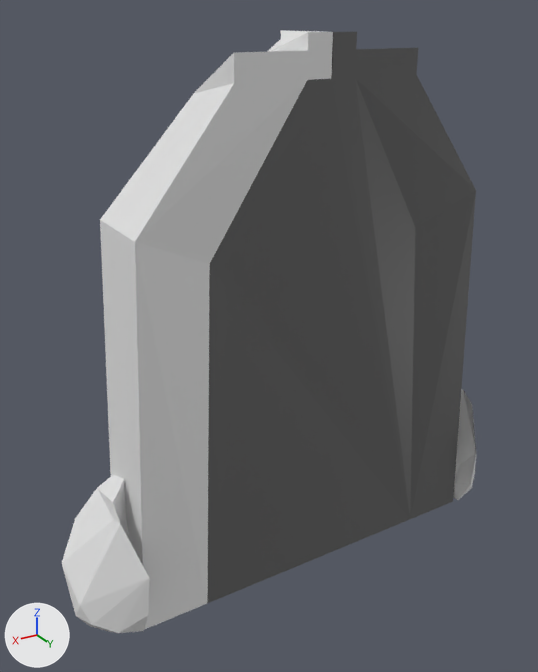
An edit to the Blender file Blend Files/Portal.blend, drawn before and after from the same camera.
Camera for both pictures: a 50 mm camera at (11.27, 16.92, 10.39) aimed at (1.06, -0.09, 1.88). Lighting does not change. The marker at lower left points along +X, +Y and +Z.

The first picture shows 'Frame', 'Plant Left', 'Plant Right', 'Portal'.
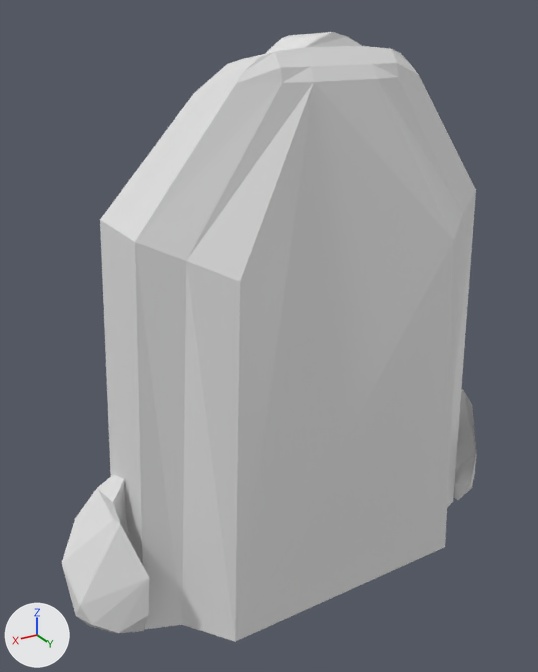
Pixel boxes (x1, y1, x2, y2) of what changed, in the pictures (538 x 672 px; the box of a moved part takes in the faces that stretch with it):
'Frame', reshaped: before (100, 30, 476, 630); after (100, 32, 476, 642)
part 1 of me_cube_001, built on: before (135, 30, 476, 630); after (135, 32, 476, 642)
part 2 of me_cube_002, moved or reshaped (not visible afterwards): before (207, 77, 415, 603)

Edits to the bpy script that builds the scene:
```text
Add mat_portal_material:
    mat_portal_material = principled_material('Portal Material')
    mat_portal_material.base_color = (0.8, 0.8, 0.8)  # white #e7e7e7
Change me_cube_001:
    used by ob_frame; location = (-4.88, 0.0, 0.0); scale = (-1.0, 1.18, 5.64)
    remove me_cube_001.from_pydata(...)  # 48 vertices, 44 faces; spans x -10.84..1.0, y -1.0..1.0, z -1.0..1.78
    remove me_cube_001.materials.append(mat_material_001)  # dark grey #626262
    remove me_cube_001.materials.append(mat_material)  # white #e7e7e7
    add me_cube_001.from_pydata(...)  # 69 vertices, 68 faces; spans x -10.84..1.0, y -1.39..2.45, z -1.0..1.78
    me_cube_001 part 1
    16 vertices are removed from x -8.84..-1.0, y -1.0..1.0, z -1.0..1.78
    42 faces are deleted
    9 vertices move from x -7.63..-2.21, y 1.0, z 1.59..1.78 to x -7.63..-2.21, y 1.0..1.5, z 1.59..1.76
    37 vertices are added at x -9.84..0.0, y -1.39..2.45, z -1.0..1.76
    66 new faces join them
    add me_cube_001.materials.append(mat_portal_material)  # white #e7e7e7
Change me_cube_002:
    where me_cube_002.from_pydata(...)  # 8 vertices, 1 face; spans x -8.84..-1.0, y 0.77..1.0, z -1.0..1.59
    used by ob_portal; location = (-4.88, 0.0, 0.0); scale = (-1.0, 1.18, 5.64)
    verts and faces of me_cube_002; kept vertices keep their numbers, new ones are numbered from 8
    before: 0 (-1.57, 0.77, 0.84) at pixel (415, 227), 1 (-1.0, 1.0, -1.0) at pixel (410, 519), 2 (-4.21, 1.0, 1.59) at pixel (355, 77), 3 (-4.91, 1.0, 1.59) at pixel (332, 78), 4 (-8.27, 0.77, 0.84) at pixel (209, 264)
    before: 5 (-8.84, 1.0, -1.0) at pixel (207, 603), 6 (-5.63, 1.0, 1.59) at pixel (307, 79), 7 (-4.93, 1.0, 1.59) at pixel (331, 78)
    me_cube_002 part 2
    add delete_vertices([2, 3])  # with the faces that use them
    add verts[0] = (-1.29, 0.77, 0.84)  # moved
    add verts[4] = (-8.55, 0.77, 0.84)  # moved
    add verts[6] = (-5.92, 1.0, 1.59)  # moved
    add verts[8] = (-3.92, 1.0, 1.59)
    add faces += [(0, 8, 7, 6, 4, 5, 1)]
```
